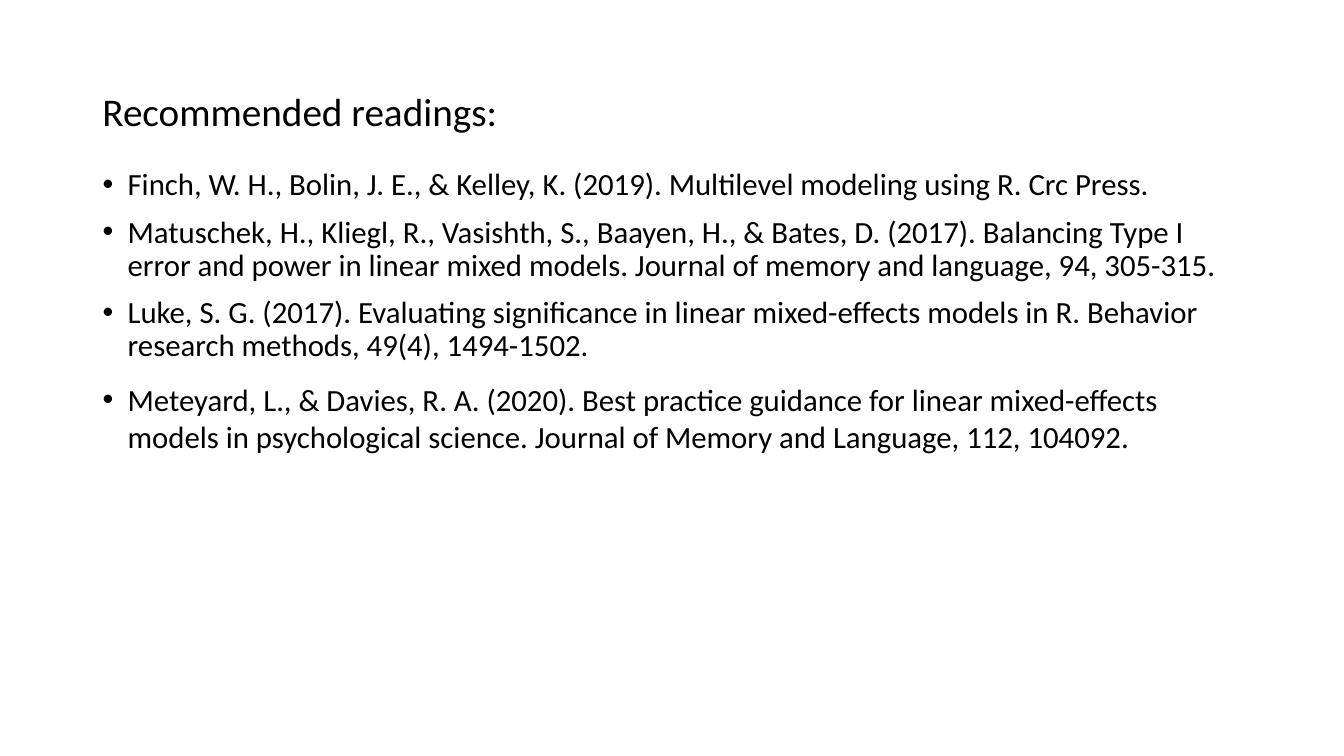
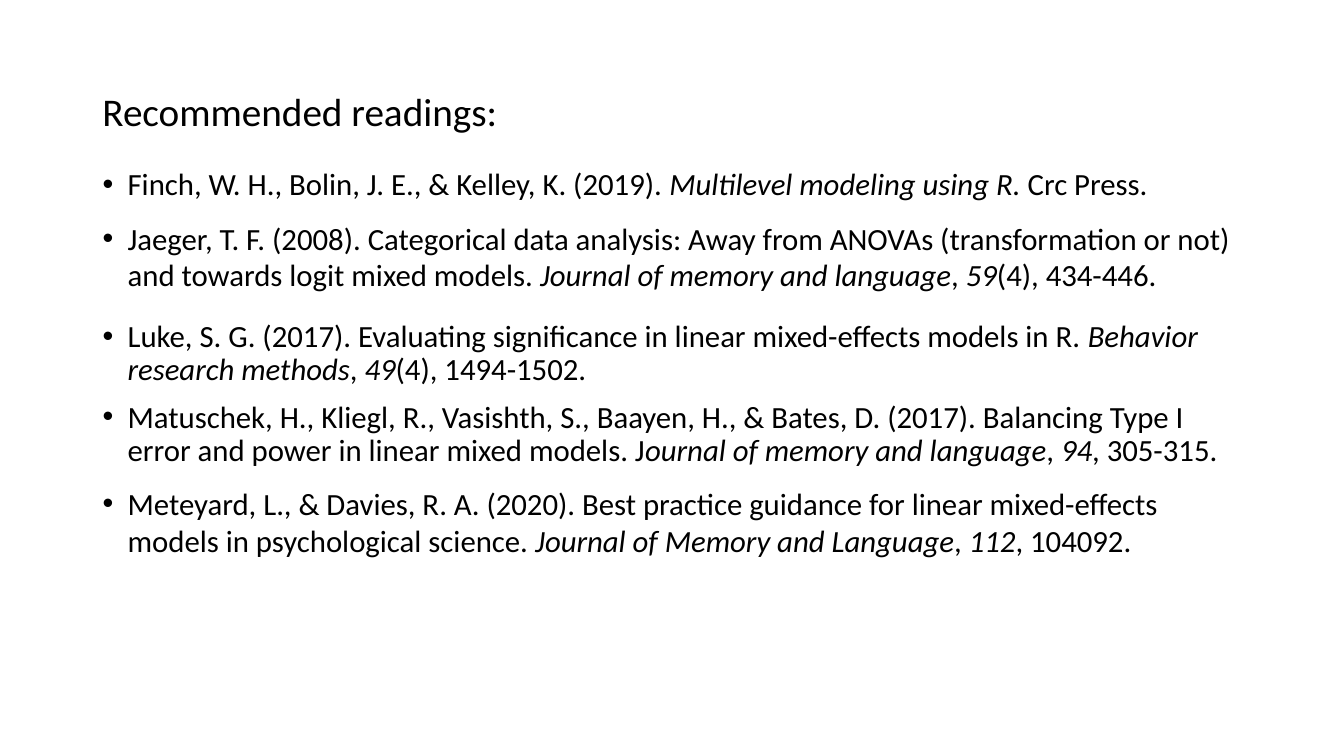
Before and after one commit to FPupillo/LMM_workshop, a slide deck: slide 85 of PPT_LMM.odp (slide 74 before the commit). Drawn at 1344x756 pixels with LibreOffice and Linux fonts; fonts in the diff are those of the drawing. Boxes give left, top, right and bottom in pixels: in the first picture for what was removed or moved away, otherwise in the second. Text is boxed around its words. In the diff, an @@ line names an element or a change of style, - is before the commit and + after.

```diff
--- a/PPT_LMM.odp
+++ b/PPT_LMM.odp
@@ text at (128, 172, 1218, 558): italic on in "Multilevel modeling using R.", "Journal of memory and language, 94,", "Journal of Memory and Language, 112," @@
@@ text at (128, 227, 1229, 384): paragraphs added @@
+• Jaeger, T. F. (2008). Categorical data analysis: Away from ANOVAs (transformation or not) and towards logit mixed models. Journal of memory and language, 59(4), 434-446.
+• Luke, S. G. (2017). Evaluating significance in linear mixed-effects models in R. Behavior research methods, 49(4), 1494-1502.
@@ text at (128, 300, 1197, 360): paragraph removed @@
-• Luke, S. G. (2017). Evaluating significance in linear mixed-effects models in R. Behavior research methods, 49(4), 1494-1502.
```
Also in this commit, not shown: 8 other slides changed, 13 slides added, 1 slide removed, 17 other files.
